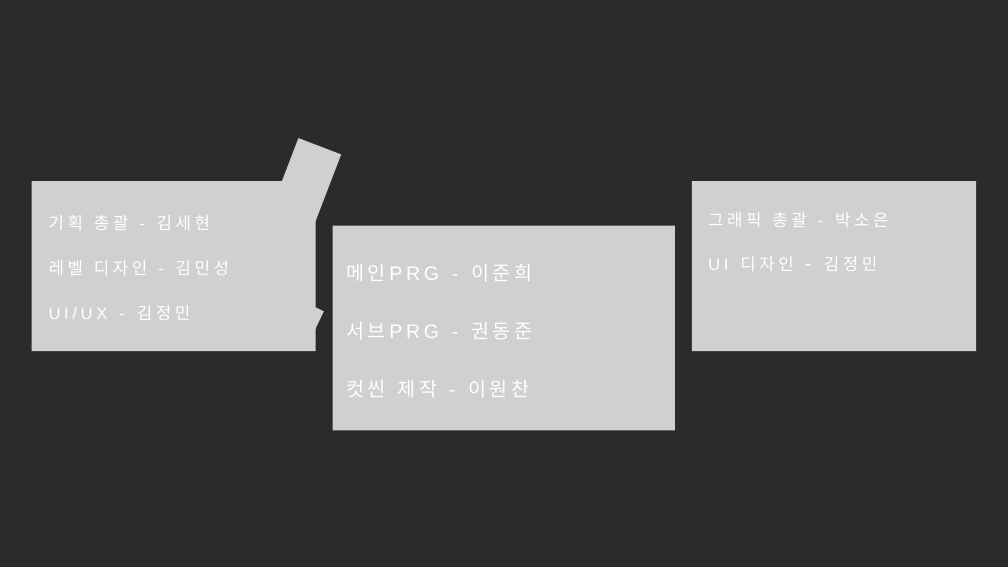
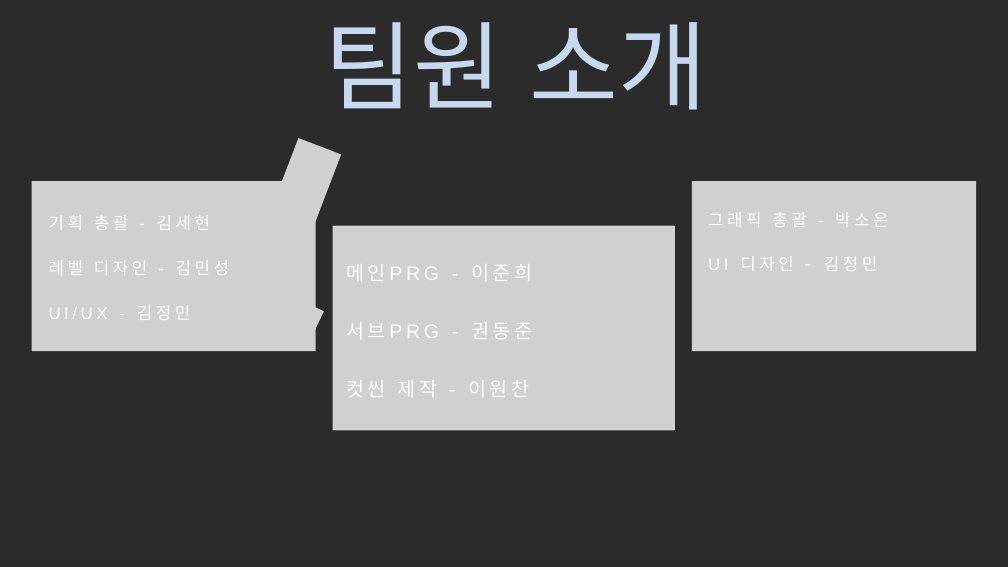
Before and after one commit to betterthanmore/2D_Platfomer, a slide deck: slide 5 of 기획/5_EARTH.pptx. Drawn at 1008x567 pixels with LibreOffice and Linux fonts; fonts in the diff are those of the drawing; grey boxes stand for pictures; background and template pictures are left out; a plain dark background stands for a picture behind light text. Boxes give left, top, right and bottom in pixels: in the first picture for what was removed or moved away, otherwise in the second. Text is boxed around its words. In the diff, an @@ line names an element or a change of style, - is before the commit and + after.

```diff
--- a/기획/5_EARTH.pptx
+++ b/기획/5_EARTH.pptx
@@ text added at box(325, 22, 708, 110), 138 pt, text pattern #1F497D on #C6D9F1 @@
+팀원 소개
```
Also in this commit, not shown: 6 other slides changed, 3 slides added, 4 slides removed.
